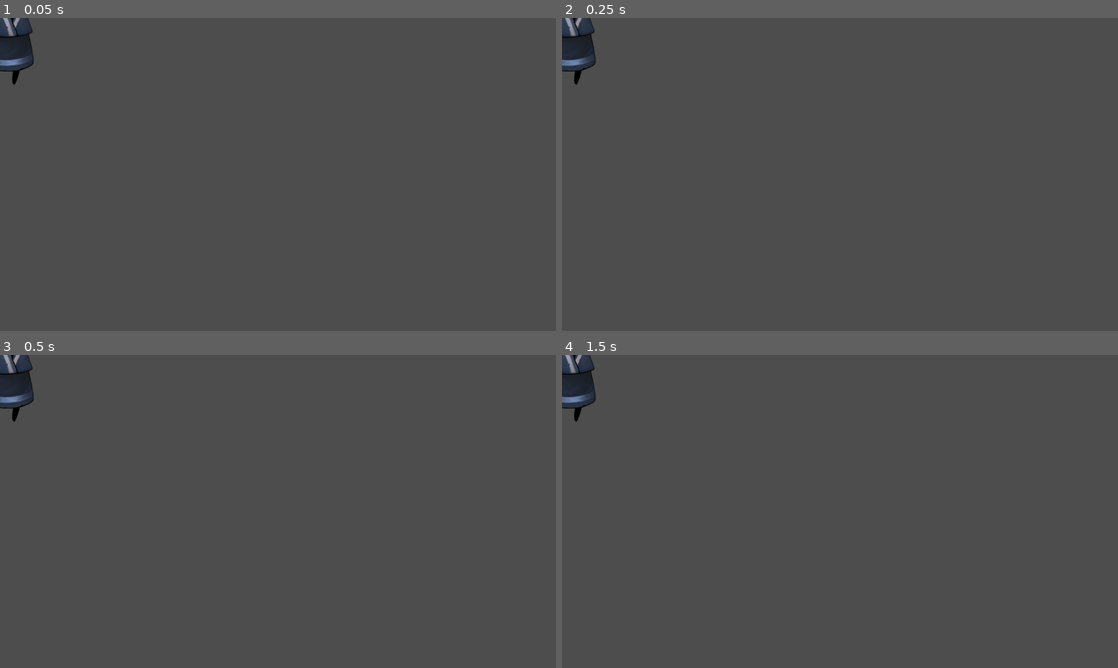
Above: before the commit, frames 1-4 (two rows, left to right).
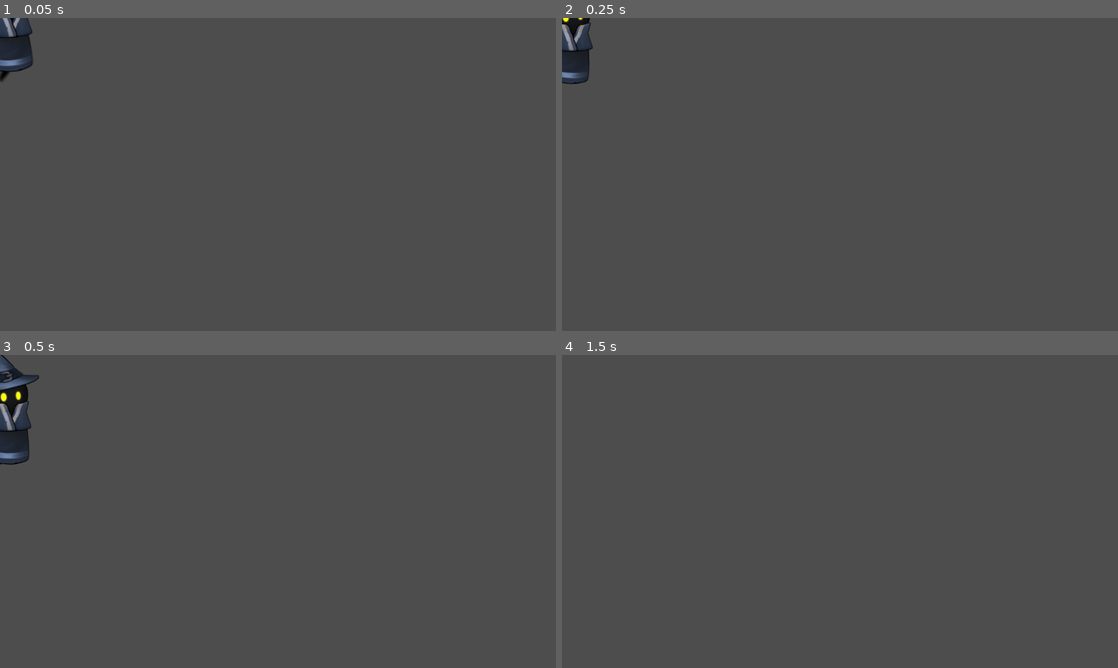
Above: after the commit, the same moments.

Repository: 9x33/2DPlatformerGameZZZ
Game: Godot game, scene res://Scenes/player.tscn
Same seed, same stepped clock (60 frames per second), same inputs: the game is played once before the commit and once after it. Before the commit the project has no main scene; this scene is started directly in both runs.
Inputs:
- Up to frame 1 (0.05 s): no input
- Up to frame 2 (0.25 s): no input
- Up to frame 3 (0.5 s): no input
- Up to frame 4 (1.5 s): tap Enter (ui_accept) at 0.5, 0.6, 0.77, 1.07, 1.35 s; hold Right (ui_right) from 0.53 s (still down)

The runs differ from the first frame. In frame 1, 0.1% of the frame differs, in the area x 0-6%, y 0-22%; in frame 2, 0.8%; in frame 3, 1.7%, in the area x 0-7%, y 0-36%; in frame 4, 0.9%.

Commit message:
added tile maps

Diff:
--- a/Scenes/Areass/first_area.tscn
+++ b/Scenes/Areass/first_area.tscn
@@ -1,3 +1,153 @@
-[gd_scene format=3 uid="uid://b0b628cqq5lxf"]
+[gd_scene load_steps=4 format=3 uid="uid://b0b628cqq5lxf"]
+
+[ext_resource type="Texture2D" uid="uid://crjfj6dkfve62" path="res://Assets/stringstar fields/tileset.png" id="1_1gvww"]
+
+[sub_resource type="TileSetAtlasSource" id="TileSetAtlasSource_1gvww"]
+texture = ExtResource("1_1gvww")
+0:0/0 = 0
+1:0/0 = 0
+2:0/0 = 0
+3:0/0 = 0
+4:0/0 = 0
+5:0/0 = 0
+6:0/0 = 0
+13:0/0 = 0
+14:0/0 = 0
+15:0/0 = 0
+12:1/0 = 0
+13:1/0 = 0
+14:1/0 = 0
+15:1/0 = 0
+16:1/0 = 0
+0:2/0 = 0
+1:2/0 = 0
+2:2/0 = 0
+11:2/0 = 0
+12:2/0 = 0
+13:2/0 = 0
+14:2/0 = 0
+15:2/0 = 0
+16:2/0 = 0
+17:2/0 = 0
+0:3/0 = 0
+1:3/0 = 0
+2:3/0 = 0
+3:3/0 = 0
+4:3/0 = 0
+11:3/0 = 0
+12:3/0 = 0
+13:3/0 = 0
+14:3/0 = 0
+15:3/0 = 0
+16:3/0 = 0
+17:3/0 = 0
+0:4/0 = 0
+1:4/0 = 0
+2:4/0 = 0
+3:4/0 = 0
+4:4/0 = 0
+5:4/0 = 0
+6:4/0 = 0
+7:4/0 = 0
+8:4/0 = 0
+9:4/0 = 0
+11:4/0 = 0
+12:4/0 = 0
+13:4/0 = 0
+14:4/0 = 0
+15:4/0 = 0
+16:4/0 = 0
+0:5/0 = 0
+1:5/0 = 0
+2:5/0 = 0
+3:5/0 = 0
+4:5/0 = 0
+5:5/0 = 0
+6:5/0 = 0
+7:5/0 = 0
+8:5/0 = 0
+9:5/0 = 0
+12:5/0 = 0
+13:5/0 = 0
+14:5/0 = 0
+15:5/0 = 0
+16:5/0 = 0
+0:6/0 = 0
+1:6/0 = 0
+2:6/0 = 0
+3:6/0 = 0
+4:6/0 = 0
+5:6/0 = 0
+6:6/0 = 0
+7:6/0 = 0
+8:6/0 = 0
+9:6/0 = 0
+12:6/0 = 0
+13:6/0 = 0
+14:6/0 = 0
+15:6/0 = 0
+16:6/0 = 0
+0:7/0 = 0
+1:7/0 = 0
+2:7/0 = 0
+3:7/0 = 0
+6:7/0 = 0
+7:7/0 = 0
+9:7/0 = 0
+13:7/0 = 0
+14:7/0 = 0
+15:7/0 = 0
+0:8/0 = 0
+1:8/0 = 0
+2:8/0 = 0
+3:8/0 = 0
+4:8/0 = 0
+5:8/0 = 0
+6:8/0 = 0
+7:8/0 = 0
+8:8/0 = 0
+9:8/0 = 0
+10:8/0 = 0
+11:8/0 = 0
+12:8/0 = 0
+13:8/0 = 0
+14:8/0 = 0
+15:8/0 = 0
+16:8/0 = 0
+17:8/0 = 0
+0:9/0 = 0
+1:9/0 = 0
+2:9/0 = 0
+3:9/0 = 0
+4:9/0 = 0
+5:9/0 = 0
+6:9/0 = 0
+7:9/0 = 0
+8:9/0 = 0
+9:9/0 = 0
+10:9/0 = 0
+11:9/0 = 0
+12:9/0 = 0
+13:9/0 = 0
+14:9/0 = 0
+15:9/0 = 0
+16:9/0 = 0
+17:9/0 = 0
+0:10/0 = 0
+1:10/0 = 0
+2:10/0 = 0
+3:10/0 = 0
+4:10/0 = 0
+5:10/0 = 0
+6:10/0 = 0
+7:10/0 = 0
+8:10/0 = 0
+9:10/0 = 0
+
+[sub_resource type="TileSet" id="TileSet_1sl6i"]
+sources/0 = SubResource("TileSetAtlasSource_1gvww")
 
 [node name="FirstArea" type="Node2D"]
+
+[node name="TileMapLayer" type="TileMapLayer" parent="."]
+tile_set = SubResource("TileSet_1sl6i")
--- a/Scenes/player.tscn
+++ b/Scenes/player.tscn
@@ -1,52 +1,53 @@
-[gd_scene load_steps=54 format=3 uid="uid://c7tll4jxq66u6"]
+[gd_scene load_steps=55 format=3 uid="uid://c7tll4jxq66u6"]
 
-[ext_resource type="Texture2D" uid="uid://btlm5tol43btv" path="res://Assets/BlueWizard/2BlueWizardIdle/Chara - BlueIdle00000.png" id="1_4flbx"]
-[ext_resource type="Texture2D" uid="uid://b0v1ueeirebk6" path="res://Assets/BlueWizard/2BlueWizardIdle/Chara - BlueIdle00001.png" id="2_pylmc"]
-[ext_resource type="Texture2D" uid="uid://6fuw3rd46b6l" path="res://Assets/BlueWizard/2BlueWizardIdle/Chara - BlueIdle00002.png" id="3_pbfsw"]
-[ext_resource type="Texture2D" uid="uid://b8ap3lacn3idv" path="res://Assets/BlueWizard/2BlueWizardIdle/Chara - BlueIdle00003.png" id="4_5tmop"]
-[ext_resource type="Texture2D" uid="uid://dmtcucsphaufi" path="res://Assets/BlueWizard/2BlueWizardIdle/Chara - BlueIdle00004.png" id="5_7ahtn"]
-[ext_resource type="Texture2D" uid="uid://yi2ph3pqlq8g" path="res://Assets/BlueWizard/2BlueWizardIdle/Chara - BlueIdle00006.png" id="6_7lmhl"]
-[ext_resource type="Texture2D" uid="uid://dfsvgwmw1go7r" path="res://Assets/BlueWizard/2BlueWizardIdle/Chara - BlueIdle00005.png" id="7_dx0e4"]
-[ext_resource type="Texture2D" uid="uid://bduh1wlx6pb2i" path="res://Assets/BlueWizard/2BlueWizardIdle/Chara - BlueIdle00007.png" id="8_jm5j8"]
-[ext_resource type="Texture2D" uid="uid://bnn1mychkbghd" path="res://Assets/BlueWizard/2BlueWizardIdle/Chara - BlueIdle00008.png" id="9_7hik5"]
-[ext_resource type="Texture2D" uid="uid://cd0wkumku3ukd" path="res://Assets/BlueWizard/2BlueWizardIdle/Chara - BlueIdle00009.png" id="10_qtqh7"]
-[ext_resource type="Texture2D" uid="uid://7nsxyd648ydr" path="res://Assets/BlueWizard/2BlueWizardIdle/Chara - BlueIdle00010.png" id="11_2wuci"]
-[ext_resource type="Texture2D" uid="uid://b88xev4ochkek" path="res://Assets/BlueWizard/2BlueWizardIdle/Chara - BlueIdle00012.png" id="12_iruf7"]
-[ext_resource type="Texture2D" uid="uid://bcf4ib1lucpas" path="res://Assets/BlueWizard/2BlueWizardIdle/Chara - BlueIdle00011.png" id="13_j5n4i"]
-[ext_resource type="Texture2D" uid="uid://b5vi1h47yj178" path="res://Assets/BlueWizard/2BlueWizardIdle/Chara - BlueIdle00013.png" id="14_634y6"]
-[ext_resource type="Texture2D" uid="uid://doe085ihbvcu1" path="res://Assets/BlueWizard/2BlueWizardIdle/Chara - BlueIdle00014.png" id="15_efrwb"]
-[ext_resource type="Texture2D" uid="uid://brnquh6brs6d7" path="res://Assets/BlueWizard/2BlueWizardIdle/Chara - BlueIdle00015.png" id="16_hiqhm"]
-[ext_resource type="Texture2D" uid="uid://c8sdxobljhgq0" path="res://Assets/BlueWizard/2BlueWizardIdle/Chara - BlueIdle00017.png" id="17_tkwlq"]
-[ext_resource type="Texture2D" uid="uid://cxotuhbeq7csy" path="res://Assets/BlueWizard/2BlueWizardIdle/Chara - BlueIdle00018.png" id="18_hl5qd"]
-[ext_resource type="Texture2D" uid="uid://caeoppmytheck" path="res://Assets/BlueWizard/2BlueWizardIdle/Chara - BlueIdle00019.png" id="19_ek41f"]
-[ext_resource type="Texture2D" uid="uid://csol3of14llco" path="res://Assets/BlueWizard/2BlueWizardWalk/Chara_BlueWalk00001.png" id="20_8gr2b"]
-[ext_resource type="Texture2D" uid="uid://2lr1d4kyyt5s" path="res://Assets/BlueWizard/2BlueWizardWalk/Chara_BlueWalk00000.png" id="21_vl8ci"]
-[ext_resource type="Texture2D" uid="uid://lidhlt8fvoda" path="res://Assets/BlueWizard/2BlueWizardWalk/Chara_BlueWalk00002.png" id="22_ieltc"]
-[ext_resource type="Texture2D" uid="uid://bm4cnp8uo0e1w" path="res://Assets/BlueWizard/2BlueWizardWalk/Chara_BlueWalk00003.png" id="23_fddr8"]
-[ext_resource type="Texture2D" uid="uid://cw3c0b378w3bh" path="res://Assets/BlueWizard/2BlueWizardWalk/Chara_BlueWalk00004.png" id="24_oybyf"]
-[ext_resource type="Texture2D" uid="uid://c3os8cea3i7px" path="res://Assets/BlueWizard/2BlueWizardWalk/Chara_BlueWalk00005.png" id="25_ajfva"]
-[ext_resource type="Texture2D" uid="uid://c1pncawa7xv1w" path="res://Assets/BlueWizard/2BlueWizardWalk/Chara_BlueWalk00006.png" id="26_5ef02"]
-[ext_resource type="Texture2D" uid="uid://c6hq61h6fc02s" path="res://Assets/BlueWizard/2BlueWizardWalk/Chara_BlueWalk00007.png" id="27_pfmca"]
-[ext_resource type="Texture2D" uid="uid://cv7shx2gskt67" path="res://Assets/BlueWizard/2BlueWizardWalk/Chara_BlueWalk00008.png" id="28_76oay"]
-[ext_resource type="Texture2D" uid="uid://cpkgn6vvyv0a2" path="res://Assets/BlueWizard/2BlueWizardWalk/Chara_BlueWalk00009.png" id="29_b4uyv"]
-[ext_resource type="Texture2D" uid="uid://c6rydqahcy3fw" path="res://Assets/BlueWizard/2BlueWizardWalk/Chara_BlueWalk00010.png" id="30_tw8ou"]
-[ext_resource type="Texture2D" uid="uid://dgk0yl7jelokf" path="res://Assets/BlueWizard/2BlueWizardWalk/Chara_BlueWalk00011.png" id="31_ygbnx"]
-[ext_resource type="Texture2D" uid="uid://bwqes2uc6wfc2" path="res://Assets/BlueWizard/2BlueWizardWalk/Chara_BlueWalk00012.png" id="32_v2t6f"]
-[ext_resource type="Texture2D" uid="uid://jvw34p5ydeh8" path="res://Assets/BlueWizard/2BlueWizardWalk/Chara_BlueWalk00013.png" id="33_l3lcn"]
-[ext_resource type="Texture2D" uid="uid://dposktx8myvs7" path="res://Assets/BlueWizard/2BlueWizardWalk/Chara_BlueWalk00014.png" id="34_xry5e"]
-[ext_resource type="Texture2D" uid="uid://cgk6yuay5b1t0" path="res://Assets/BlueWizard/2BlueWizardWalk/Chara_BlueWalk00015.png" id="35_h6w8y"]
-[ext_resource type="Texture2D" uid="uid://drhqlm1pyn2ba" path="res://Assets/BlueWizard/2BlueWizardWalk/Chara_BlueWalk00016.png" id="36_yem3p"]
-[ext_resource type="Texture2D" uid="uid://dc835a0b1mdib" path="res://Assets/BlueWizard/2BlueWizardWalk/Chara_BlueWalk00017.png" id="37_86rna"]
-[ext_resource type="Texture2D" uid="uid://ckx7qdg5bosh6" path="res://Assets/BlueWizard/2BlueWizardWalk/Chara_BlueWalk00018.png" id="38_xg1a7"]
-[ext_resource type="Texture2D" uid="uid://duateejekp3bj" path="res://Assets/BlueWizard/2BlueWizardWalk/Chara_BlueWalk00019.png" id="39_ob4mi"]
-[ext_resource type="Texture2D" uid="uid://cxmbiotv7s1cd" path="res://Assets/BlueWizard/2BlueWizardJump/CharaWizardJump_00000.png" id="40_ax26h"]
-[ext_resource type="Texture2D" uid="uid://lmq1r5s78l7v" path="res://Assets/BlueWizard/2BlueWizardJump/CharaWizardJump_00001.png" id="41_kh4g0"]
-[ext_resource type="Texture2D" uid="uid://df1kknmpultvj" path="res://Assets/BlueWizard/2BlueWizardJump/CharaWizardJump_00002.png" id="42_mgmjd"]
-[ext_resource type="Texture2D" uid="uid://cn2y12585nr13" path="res://Assets/BlueWizard/2BlueWizardJump/CharaWizardJump_00003.png" id="43_va2xi"]
-[ext_resource type="Texture2D" uid="uid://dp174v147ywqv" path="res://Assets/BlueWizard/2BlueWizardJump/CharaWizardJump_00004.png" id="44_fkf2u"]
-[ext_resource type="Texture2D" uid="uid://b46dy20tg1bm8" path="res://Assets/BlueWizard/2BlueWizardJump/CharaWizardJump_00005.png" id="45_s7jk6"]
-[ext_resource type="Texture2D" uid="uid://bu32mk7mo4ob8" path="res://Assets/BlueWizard/2BlueWizardJump/CharaWizardJump_00006.png" id="46_feeoa"]
-[ext_resource type="Texture2D" uid="uid://m2k3pd4ciddj" path="res://Assets/BlueWizard/2BlueWizardJump/CharaWizardJump_00007.png" id="47_m6nxt"]
+[ext_resource type="Script" uid="uid://4jt84tcw6ywx" path="res://Scripts/player.gd" id="1_8eeqe"]
+[ext_resource type="Texture2D" uid="uid://btlm5tol43btv" path="res://Assets/BlueWizard/2BlueWizardIdle/Chara - BlueIdle00000.png" id="2_5x828"]
+[ext_resource type="Texture2D" uid="uid://b0v1ueeirebk6" path="res://Assets/BlueWizard/2BlueWizardIdle/Chara - BlueIdle00001.png" id="3_c1k8q"]
+[ext_resource type="Texture2D" uid="uid://6fuw3rd46b6l" path="res://Assets/BlueWizard/2BlueWizardIdle/Chara - BlueIdle00002.png" id="4_e6mvm"]
+[ext_resource type="Texture2D" uid="uid://b8ap3lacn3idv" path="res://Assets/BlueWizard/2BlueWizardIdle/Chara - BlueIdle00003.png" id="5_57lvd"]
+[ext_resource type="Texture2D" uid="uid://dmtcucsphaufi" path="res://Assets/BlueWizard/2BlueWizardIdle/Chara - BlueIdle00004.png" id="6_ie7r7"]
+[ext_resource type="Texture2D" uid="uid://yi2ph3pqlq8g" path="res://Assets/BlueWizard/2BlueWizardIdle/Chara - BlueIdle00006.png" id="7_vq3lt"]
+[ext_resource type="Texture2D" uid="uid://dfsvgwmw1go7r" path="res://Assets/BlueWizard/2BlueWizardIdle/Chara - BlueIdle00005.png" id="8_pukcj"]
+[ext_resource type="Texture2D" uid="uid://bduh1wlx6pb2i" path="res://Assets/BlueWizard/2BlueWizardIdle/Chara - BlueIdle00007.png" id="9_1htnp"]
+[ext_resource type="Texture2D" uid="uid://bnn1mychkbghd" path="res://Assets/BlueWizard/2BlueWizardIdle/Chara - BlueIdle00008.png" id="10_m376e"]
+[ext_resource type="Texture2D" uid="uid://cd0wkumku3ukd" path="res://Assets/BlueWizard/2BlueWizardIdle/Chara - BlueIdle00009.png" id="11_6b312"]
+[ext_resource type="Texture2D" uid="uid://7nsxyd648ydr" path="res://Assets/BlueWizard/2BlueWizardIdle/Chara - BlueIdle00010.png" id="12_lisdf"]
+[ext_resource type="Texture2D" uid="uid://b88xev4ochkek" path="res://Assets/BlueWizard/2BlueWizardIdle/Chara - BlueIdle00012.png" id="13_n1x1j"]
+[ext_resource type="Texture2D" uid="uid://bcf4ib1lucpas" path="res://Assets/BlueWizard/2BlueWizardIdle/Chara - BlueIdle00011.png" id="14_c8b32"]
+[ext_resource type="Texture2D" uid="uid://b5vi1h47yj178" path="res://Assets/BlueWizard/2BlueWizardIdle/Chara - BlueIdle00013.png" id="15_nj1g2"]
+[ext_resource type="Texture2D" uid="uid://doe085ihbvcu1" path="res://Assets/BlueWizard/2BlueWizardIdle/Chara - BlueIdle00014.png" id="16_usbl8"]
+[ext_resource type="Texture2D" uid="uid://brnquh6brs6d7" path="res://Assets/BlueWizard/2BlueWizardIdle/Chara - BlueIdle00015.png" id="17_dtg1u"]
+[ext_resource type="Texture2D" uid="uid://c8sdxobljhgq0" path="res://Assets/BlueWizard/2BlueWizardIdle/Chara - BlueIdle00017.png" id="18_nuaet"]
+[ext_resource type="Texture2D" uid="uid://cxotuhbeq7csy" path="res://Assets/BlueWizard/2BlueWizardIdle/Chara - BlueIdle00018.png" id="19_bqbau"]
+[ext_resource type="Texture2D" uid="uid://caeoppmytheck" path="res://Assets/BlueWizard/2BlueWizardIdle/Chara - BlueIdle00019.png" id="20_f5f5t"]
+[ext_resource type="Texture2D" uid="uid://csol3of14llco" path="res://Assets/BlueWizard/2BlueWizardWalk/Chara_BlueWalk00001.png" id="21_qvbpb"]
+[ext_resource type="Texture2D" uid="uid://2lr1d4kyyt5s" path="res://Assets/BlueWizard/2BlueWizardWalk/Chara_BlueWalk00000.png" id="22_sscpr"]
+[ext_resource type="Texture2D" uid="uid://lidhlt8fvoda" path="res://Assets/BlueWizard/2BlueWizardWalk/Chara_BlueWalk00002.png" id="23_by7i4"]
+[ext_resource type="Texture2D" uid="uid://bm4cnp8uo0e1w" path="res://Assets/BlueWizard/2BlueWizardWalk/Chara_BlueWalk00003.png" id="24_3uvy8"]
+[ext_resource type="Texture2D" uid="uid://cw3c0b378w3bh" path="res://Assets/BlueWizard/2BlueWizardWalk/Chara_BlueWalk00004.png" id="25_ss172"]
+[ext_resource type="Texture2D" uid="uid://c3os8cea3i7px" path="res://Assets/BlueWizard/2BlueWizardWalk/Chara_BlueWalk00005.png" id="26_jmelf"]
+[ext_resource type="Texture2D" uid="uid://c1pncawa7xv1w" path="res://Assets/BlueWizard/2BlueWizardWalk/Chara_BlueWalk00006.png" id="27_bjdqd"]
+[ext_resource type="Texture2D" uid="uid://c6hq61h6fc02s" path="res://Assets/BlueWizard/2BlueWizardWalk/Chara_BlueWalk00007.png" id="28_feq18"]
+[ext_resource type="Texture2D" uid="uid://cv7shx2gskt67" path="res://Assets/BlueWizard/2BlueWizardWalk/Chara_BlueWalk00008.png" id="29_wcnj3"]
+[ext_resource type="Texture2D" uid="uid://cpkgn6vvyv0a2" path="res://Assets/BlueWizard/2BlueWizardWalk/Chara_BlueWalk00009.png" id="30_jsob3"]
+[ext_resource type="Texture2D" uid="uid://c6rydqahcy3fw" path="res://Assets/BlueWizard/2BlueWizardWalk/Chara_BlueWalk00010.png" id="31_pg0gw"]
+[ext_resource type="Texture2D" uid="uid://dgk0yl7jelokf" path="res://Assets/BlueWizard/2BlueWizardWalk/Chara_BlueWalk00011.png" id="32_qavoy"]
+[ext_resource type="Texture2D" uid="uid://bwqes2uc6wfc2" path="res://Assets/BlueWizard/2BlueWizardWalk/Chara_BlueWalk00012.png" id="33_w4w4b"]
+[ext_resource type="Texture2D" uid="uid://jvw34p5ydeh8" path="res://Assets/BlueWizard/2BlueWizardWalk/Chara_BlueWalk00013.png" id="34_h5cax"]
+[ext_resource type="Texture2D" uid="uid://dposktx8myvs7" path="res://Assets/BlueWizard/2BlueWizardWalk/Chara_BlueWalk00014.png" id="35_dj0x0"]
+[ext_resource type="Texture2D" uid="uid://cgk6yuay5b1t0" path="res://Assets/BlueWizard/2BlueWizardWalk/Chara_BlueWalk00015.png" id="36_f1uaf"]
+[ext_resource type="Texture2D" uid="uid://drhqlm1pyn2ba" path="res://Assets/BlueWizard/2BlueWizardWalk/Chara_BlueWalk00016.png" id="37_6hq81"]
+[ext_resource type="Texture2D" uid="uid://dc835a0b1mdib" path="res://Assets/BlueWizard/2BlueWizardWalk/Chara_BlueWalk00017.png" id="38_5cld6"]
+[ext_resource type="Texture2D" uid="uid://ckx7qdg5bosh6" path="res://Assets/BlueWizard/2BlueWizardWalk/Chara_BlueWalk00018.png" id="39_o736f"]
+[ext_resource type="Texture2D" uid="uid://duateejekp3bj" path="res://Assets/BlueWizard/2BlueWizardWalk/Chara_BlueWalk00019.png" id="40_ketbw"]
+[ext_resource type="Texture2D" uid="uid://cxmbiotv7s1cd" path="res://Assets/BlueWizard/2BlueWizardJump/CharaWizardJump_00000.png" id="41_4grkl"]
+[ext_resource type="Texture2D" uid="uid://lmq1r5s78l7v" path="res://Assets/BlueWizard/2BlueWizardJump/CharaWizardJump_00001.png" id="42_6yrdb"]
+[ext_resource type="Texture2D" uid="uid://df1kknmpultvj" path="res://Assets/BlueWizard/2BlueWizardJump/CharaWizardJump_00002.png" id="43_ue0p1"]
+[ext_resource type="Texture2D" uid="uid://cn2y12585nr13" path="res://Assets/BlueWizard/2BlueWizardJump/CharaWizardJump_00003.png" id="44_isbcs"]
+[ext_resource type="Texture2D" uid="uid://dp174v147ywqv" path="res://Assets/BlueWizard/2BlueWizardJump/CharaWizardJump_00004.png" id="45_142e3"]
+[ext_resource type="Texture2D" uid="uid://b46dy20tg1bm8" path="res://Assets/BlueWizard/2BlueWizardJump/CharaWizardJump_00005.png" id="46_ts2c8"]
+[ext_resource type="Texture2D" uid="uid://bu32mk7mo4ob8" path="res://Assets/BlueWizard/2BlueWizardJump/CharaWizardJump_00006.png" id="47_hcgbs"]
+[ext_resource type="Texture2D" uid="uid://m2k3pd4ciddj" path="res://Assets/BlueWizard/2BlueWizardJump/CharaWizardJump_00007.png" id="48_mpfyg"]
 
 [sub_resource type="CapsuleShape2D" id="CapsuleShape2D_onrkg"]
 radius = 58.0
@@ -55,6 +56,7 @@
 [sub_resource type="Animation" id="Animation_khis8"]
 resource_name = "idle"
 length = 1.9
+loop_mode = 1
 step = 0.1
 tracks/0/type = "value"
 tracks/0/imported = false
@@ -128,10 +130,11 @@
 }
 
 [node name="Player" type="CharacterBody2D"]
+script = ExtResource("1_8eeqe")
 
 [node name="Sprite2D" type="Sprite2D" parent="."]
 position = Vector2(9, -6)
-texture = ExtResource("1_4flbx")
+texture = ExtResource("2_5x828")
 
 [node name="CollisionShape2D" type="CollisionShape2D" parent="."]
 position = Vector2(-1, 12)
--- /dev/null
+++ b/Scripts/player.gd
@@ -0,0 +1,53 @@
+extends CharacterBody2D
+
+
+const SPEED = 600.0
+const JUMP_VELOCITY = -600.0
+
+
+@onready var animation: AnimationPlayer = $AnimationPlayer
+@onready var sprite: Sprite2D = $Sprite2D
+
+var vida_max: int = 10
+var vida: int = vida_max
+
+
+func _physics_process(delta: float) -> void:
+	# Add the gravity.
+	if not is_on_floor():
+		velocity += get_gravity() * delta
+
+	# Handle jump.
+	if Input.is_action_just_pressed("ui_accept") and is_on_floor():
+		velocity.y = JUMP_VELOCITY
+
+	# Get the input direction and handle the movement/deceleration.
+	# As good practice, you should replace UI actions with custom gameplay actions.
+	var direction := Input.get_axis("ui_left", "ui_right")
+	if direction:
+		velocity.x = direction * SPEED
+	else:
+		velocity.x = move_toward(velocity.x, 0, SPEED)
+
+	flip(direction)
+	animate(direction)
+	move_and_slide()
+
+func animate(direction) -> void:
+	if not is_on_floor():
+		if animation.has_animation("jump"):
+			animation.play("jump")
+		else:
+			animation.play("run")
+	else:
+		if abs(direction) > 0.1:
+			animation.play("run")
+		else:
+			animation.play("idle")
+
+
+func flip(direction) -> void:
+	if direction < 0.0:
+		sprite.flip_h = true
+	elif direction > 0.0:
+		sprite.flip_h = false
--- a/project.godot
+++ b/project.godot
@@ -11,6 +11,7 @@
 [application]
 
 config/name="Zech_2D_Platformer"
+run/main_scene="uid://clclm1qmxac5t"
 config/features=PackedStringArray("4.5", "Forward Plus")
 
 [display]
Binary file added: Assets/GandalfHardcore FREE Platformer Assets/Animated Sprites/Campfire sheet.png
Not shown, added: Assets/GandalfHardcore FREE Platformer Assets/Animated Sprites/Campfire sheet.png.import
Binary file added: Assets/GandalfHardcore FREE Platformer Assets/Animated Sprites/Campfire with food sheet.png
Not shown, added: Assets/GandalfHardcore FREE Platformer Assets/Animated Sprites/Campfire with food sheet.png.import
Binary file added: Assets/GandalfHardcore FREE Platformer Assets/Animated Sprites/GandalfHardcore Animated Water Tiles.png
Not shown, added: Assets/GandalfHardcore FREE Platformer Assets/Animated Sprites/GandalfHardcore Animated Water Tiles.png.import
Binary file added: Assets/GandalfHardcore FREE Platformer Assets/Animated Sprites/GandalfHardcore Portal sheet.png
Not shown, added: Assets/GandalfHardcore FREE Platformer Assets/Animated Sprites/GandalfHardcore Portal sheet.png.import
Binary file added: Assets/GandalfHardcore FREE Platformer Assets/Animated Sprites/GandalfHardcore Water Tiles sheet.png
Not shown, added: Assets/GandalfHardcore FREE Platformer Assets/Animated Sprites/GandalfHardcore Water Tiles sheet.png.import
Binary file added: Assets/GandalfHardcore FREE Platformer Assets/BG Dirt1.png
Not shown, added: Assets/GandalfHardcore FREE Platformer Assets/BG Dirt1.png.import
(and 128 more such lines)
